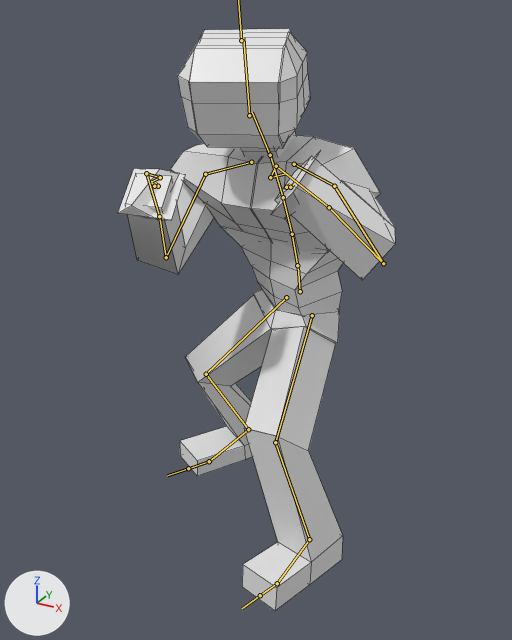
The FBX model Blender_Project_Objects/Punching_Left.fbx, before and after one commit.
One viewpoint serves both versions: a 50 mm lens placed at (8.04, -17.01, 14.35), pointed at (-0.59, -1.32, 6.51). Every picture has the same lights, and +X, +Y and +Z are marked at lower left. Both versions are drawn at frame 10 of the action 'mixamo.com'; the numbers are the values there. The bones that bend it are drawn over the model as lines. Mesh edges are drawn as thin lines.

The first picture shows 'Abs', 'Chest', 'Head', 'Hips', 'Left_Arm.001', 'Right_Arm', 'Rightf_Leg', 'Rightf_Leg.001'.
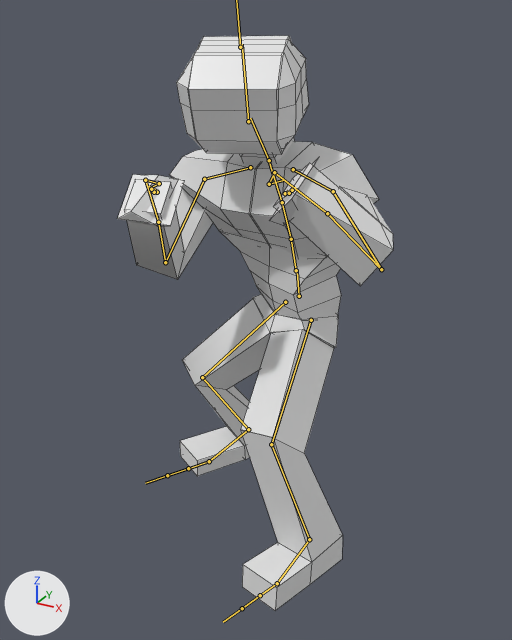
Boxes [x1, y1, x2, y2] around the edits, measured in the pictures (512 x 640 px):
'Rightf_Leg', posed: before [242, 325, 343, 611]; after [241, 329, 343, 611]
'Head', posed: before [178, 29, 310, 158]; after [177, 36, 309, 164]
'Chest', posed: before [171, 136, 381, 253]; after [170, 141, 379, 258]
'Rightf_Leg.001', posed: before [180, 295, 272, 476]; after [180, 299, 271, 476]
'Right_Arm', posed: before [271, 150, 395, 280]; after [270, 157, 393, 286]
'Left_Arm.001', posed: before [118, 169, 214, 275]; after [117, 174, 213, 280]
'Abs', posed: before [219, 225, 343, 315]; after [219, 230, 341, 319]
'Hips', posed: before [253, 290, 340, 343]; after [253, 294, 339, 347]
bone 'mixamorig:Hips', root to tip: before (300, 291) to (298, 266); after (299, 296) to (297, 271)
bone 'mixamorig:Spine', root to tip: before (297, 265) to (292, 234); after (296, 270) to (291, 239)
bone 'mixamorig:LeftUpLeg', root to tip: before (312, 315) to (275, 442); after (311, 320) to (271, 444)
bone 'mixamorig:LeftLeg', root to tip: before (275, 442) to (309, 539); after (271, 444) to (309, 539)
bone 'mixamorig:RightUpLeg', root to tip: before (286, 297) to (206, 374); after (285, 302) to (202, 377)
bone 'mixamorig:RightLeg', root to tip: before (206, 374) to (248, 429); after (202, 377) to (248, 429)

The change in detail:
Bone 'mixamorig:Hips' (bone_mixamorig_hips) moves from (-4.0, -145.0, -55.0) to (-7.0, -160.0, -55.0).
Bone 'mixamorig:Hips' (bone_mixamorig_hips) turns from (13, -30, -6) to (12, -30, -5) degrees about its own x, y and z.
Bone 'mixamorig:Spine' (bone_mixamorig_spine) turns from (2, 5, 3) to (2, 5, 2) degrees about its own x, y and z.
Bone 'mixamorig:LeftUpLeg' (bone_mixamorig_leftupleg) turns from (50, -23, 12) to (52, -23, 12) degrees about its own x, y and z.
Bone 'mixamorig:LeftLeg' (bone_mixamorig_leftleg) turns from (-58, -1, -3) to (-62, -1, -2) degrees about its own x, y and z.
Bone 'mixamorig:RightUpLeg' (bone_mixamorig_rightupleg) turns from (40, 16, -4) to (42, 17, -5) degrees about its own x, y and z.
Bone 'mixamorig:RightLeg' (bone_mixamorig_rightleg) turns from (-67, 1, 7) to (-72, 1, 6) degrees about its own x, y and z.
